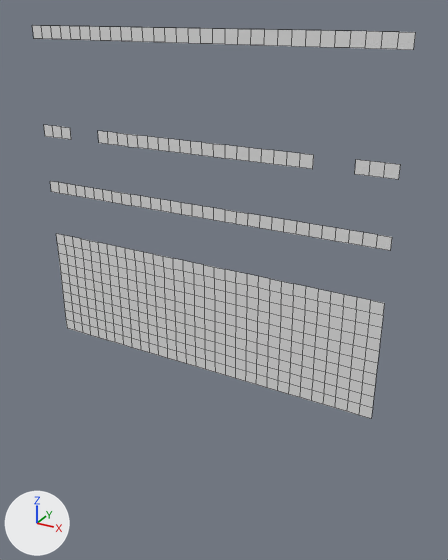
What one commit did to the OBJ model Assets/Tiled2Unity/Meshes/Level 2-4C.obj.
Both versions are drawn from a camera (50 mm lens) standing at (9.3, -40.6, 1.4) and looking at (-13.8, 1.2, -19.6). Lighting does not change. The marker at lower left points along +X, +Y and +Z. Mesh edges are drawn as thin lines. Where no turn or scale is listed for an object, it has been applied to the vertices.

Objects in the first picture: 'Level 2-4C'.
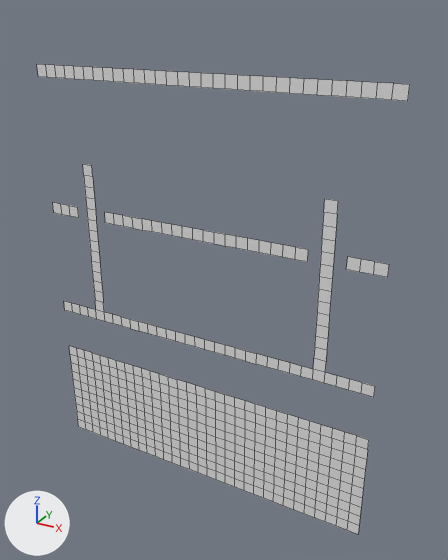
The change, as a diff of the scene's bpy script:
```diff
--- a/Assets/Tiled2Unity/Meshes/Level 2-4C.obj.py
+++ b/Assets/Tiled2Unity/Meshes/Level 2-4C.obj.py
@@ me_level_2_4c @@
 # used by ob_level_2_4c; location = (0.0, 0.0, 0.0)
-me_level_2_4c.from_pydata(...)  # 536 vertices, 397 faces; spans x -31.0..0.0, y 0.0, z -28.0..0.0
+me_level_2_4c.from_pydata(...)  # 592 vertices, 425 faces; spans x -31.0..0.0, y 0.0, z -40.0..-3.0
+# me_level_2_4c part 1: the loose piece of 8 vertices spanning x -3.0..0.0, y 0.0, z -9.0..-8.0 is moved by (0.0, 0.0, -7.0)
+# me_level_2_4c part 2: the loose piece of 40 vertices spanning x -25.0..-6.0, y 0.0, z -9.0..-8.0 is moved by (0.0, 0.0, -7.0)
+# me_level_2_4c part 3: the loose piece of 8 vertices spanning x -31.0..-28.0, y 0.0, z -9.0..-8.0 is moved by (0.0, 0.0, -7.0)
+# me_level_2_4c part 4: the loose piece of 352 vertices spanning x -31.0..0.0, y 0.0, z -28.0..-18.0 is copied, and the copy is moved by (0.0, 0.0, -12.0); it spans x -31.0..0.0, y 0.0, z -40.0..-30.0
+# me_level_2_4c part 5: the loose piece of 64 vertices spanning x -31.0..0.0, y 0.0, z -1.0..0.0 is moved by (0.0, 0.0, -3.0)
+# me_level_2_4c part 6: 316 vertices removed from x -31.0..0.0, y 0.0, z -28.0..-13.0; 20 vertices added at x -27.0..-4.0, y 0.0, z -17.0..-11.0
```

What differs and where, as boxes [x1, y1, x2, y2] in the pictures (448 x 560 px; the box of a moved part takes in the faces that stretch with it):
'Level 2-4C', reshaped (20% taller)
    before: [32, 25, 416, 418]
    after: [37, 64, 410, 534]
part 1 of me_level_2_4c, moved or reshaped
    before: [355, 160, 401, 180]
    after: [346, 257, 389, 277]
part 2 of me_level_2_4c, moved or reshaped
    before: [98, 131, 314, 169]
    after: [105, 212, 308, 262]
part 3 of me_level_2_4c, moved or reshaped
    before: [44, 125, 71, 139]
    after: [53, 203, 79, 218]
part 4 of me_level_2_4c, added
    after: [69, 346, 369, 534]
part 5 of me_level_2_4c, moved or reshaped
    before: [32, 25, 416, 50]
    after: [37, 64, 410, 101]
part 6 of me_level_2_4c, cut back
    before: [50, 181, 392, 418]
    after: [83, 164, 338, 292]
